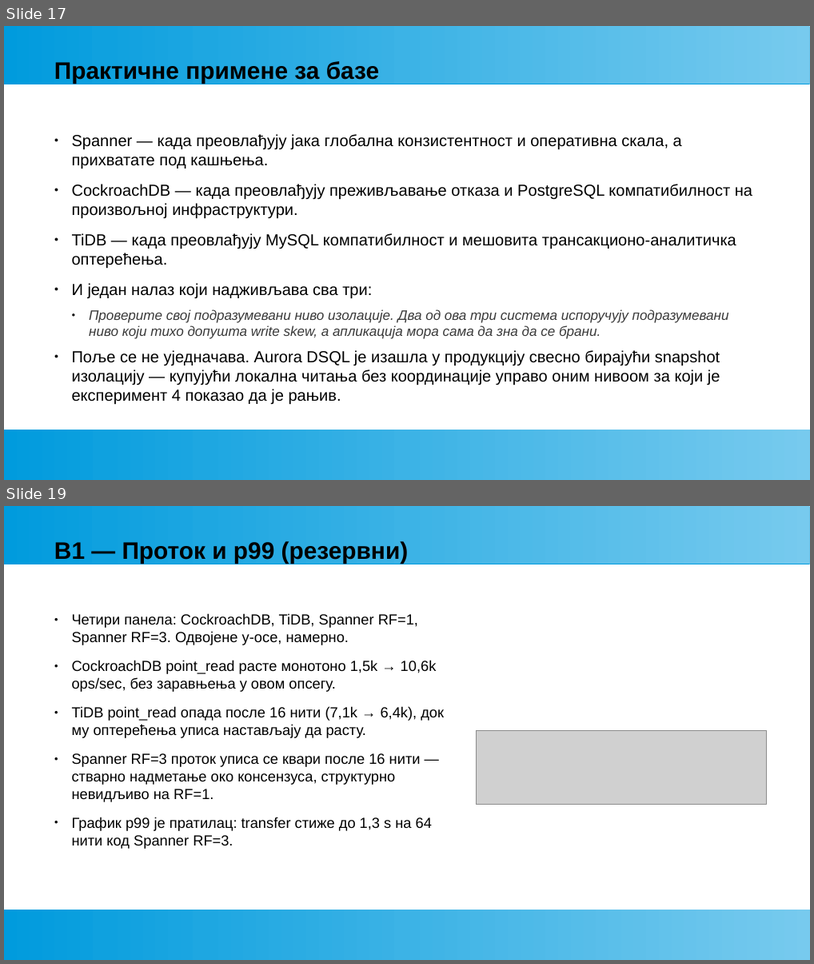
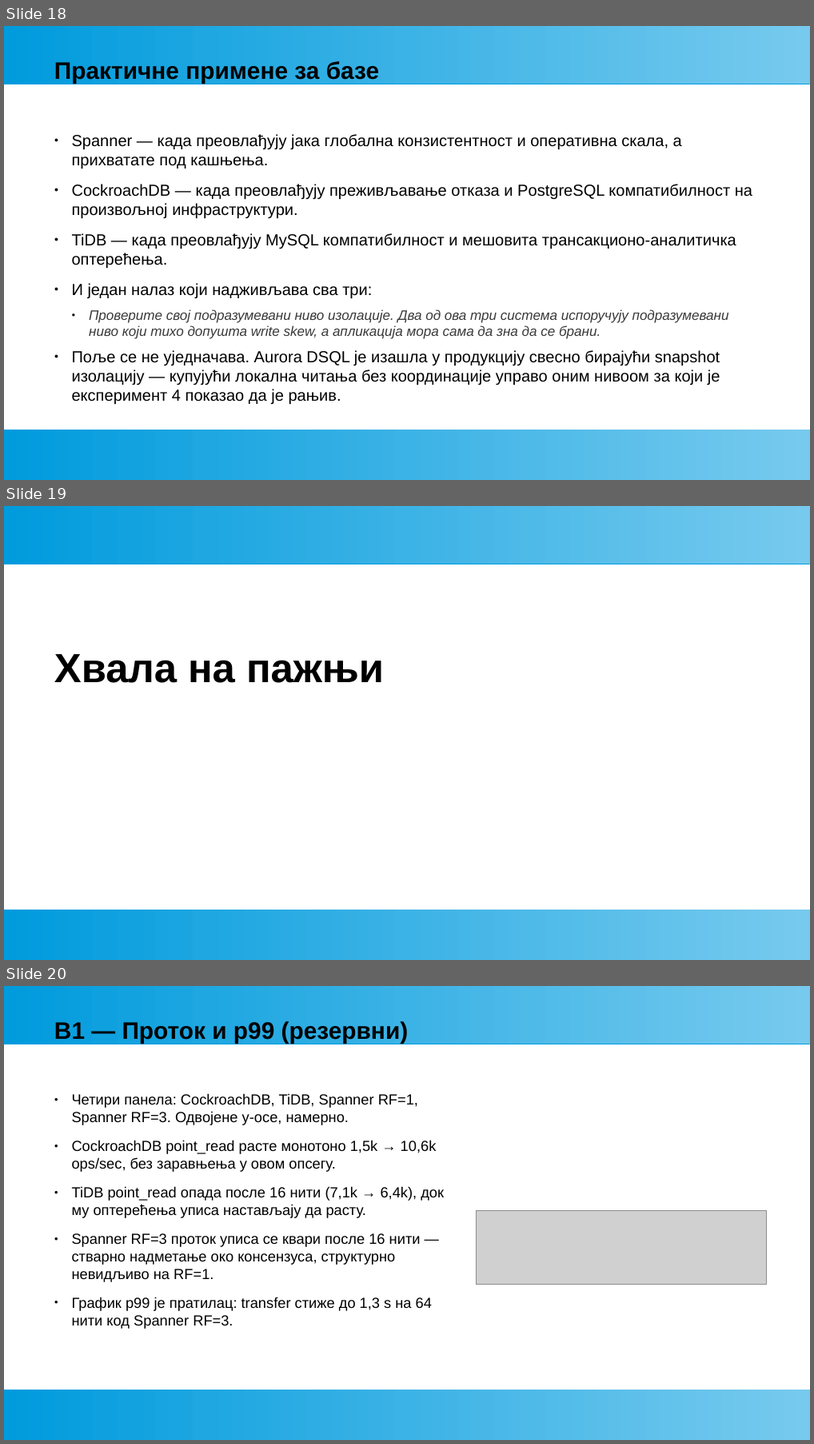
Before and after one commit to AleksaMilojkovic17252/db-seminar-3, a slide deck: seminar3_bolji.odp. Shown one above the other, each under a label of ours: slides 17 and 19 before the commit, slides 18, 19 and 20 after it; the slides between them are not shown. The pictures are 814x964 and 814x1444 pixels, drawn with LibreOffice and Linux fonts; fonts in the diff are those of the drawing; grey boxes stand for pictures. Boxes give left, top, right and bottom in pixels: in the first picture for what was removed or moved away, otherwise in the second. Text is boxed around its words. In the diff, an @@ line names an element or a change of style, - is before the commit and + after.

```diff
--- a/seminar3_bolji.odp
+++ b/seminar3_bolji.odp
@@ slide 19 added at (4, 506, 810, 960), background #FFFFFF; not listed: 2 template elements that a slide beside it also shows @@
@@ text added at (54, 654, 384, 683), 40 pt, text #000000, bold @@
+Хвала на пажњи
@@ what was slide 17 is now slide 18 @@
@@ what was slide 19 is now slide 20 @@
```
Also in this commit, not shown: 2 slides changed, 1 other slide added, 1 slide removed.
